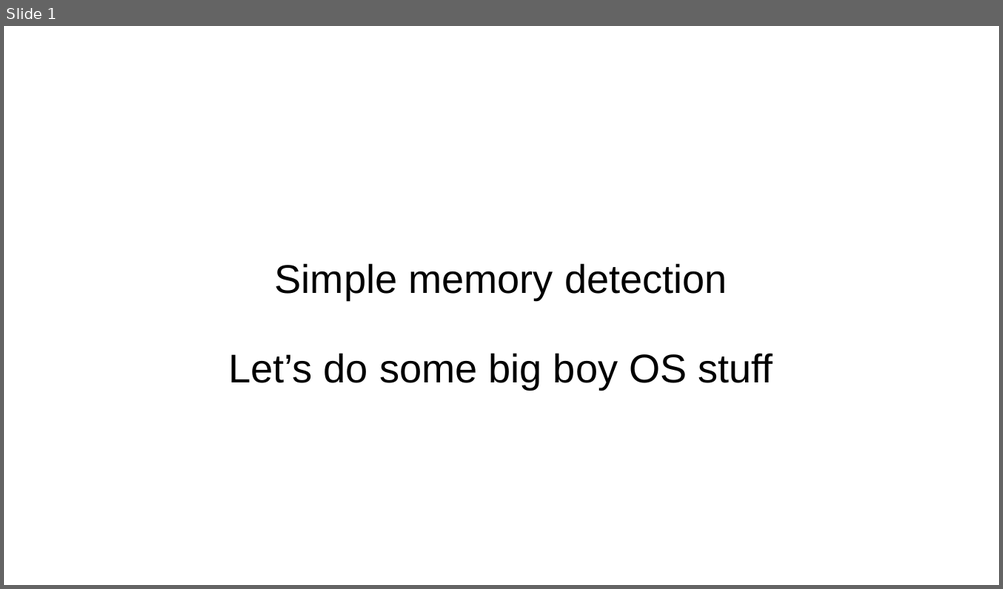
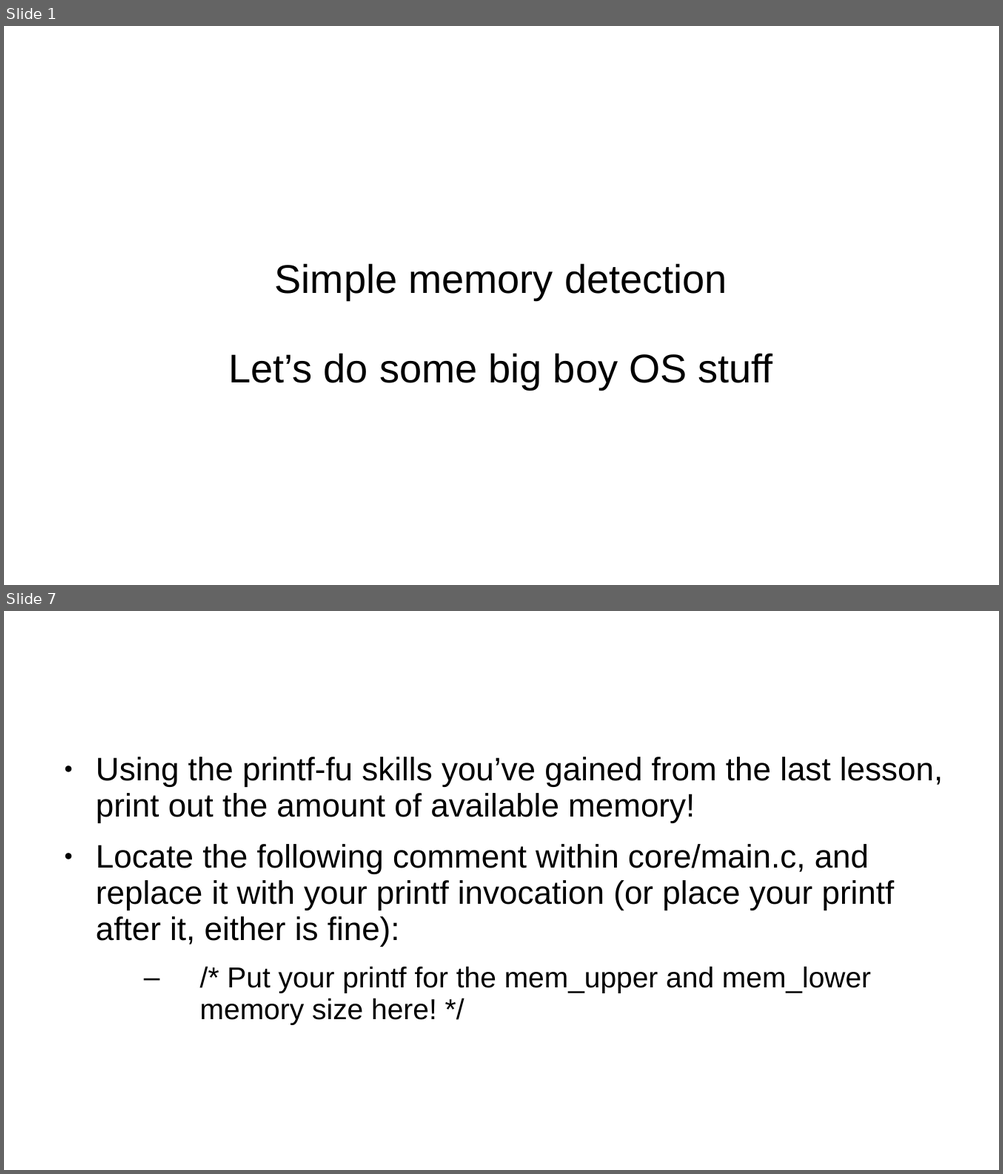
Before and after one commit to latentPrion/work-experience-kernel, a slide deck: part-07-printing-the-memory-map.ppt. Shown one above the other, each under a label of ours: slide 1 before the commit, slides 1 and 7 after it; the slides between them are not shown. The pictures are 1003x589 and 1003x1174 pixels, drawn with LibreOffice and Linux fonts; fonts in the diff are those of the drawing; background and template pictures are left out. Boxes give left, top, right and bottom in pixels: in the first picture for what was removed or moved away, otherwise in the second. Text is boxed around its words. In the diff, an @@ line names an element or a change of style, - is before the commit and + after.

Commit message:
Update memory bounds printing

```diff
--- a/part-07-printing-the-memory-map.ppt
+++ b/part-07-printing-the-memory-map.ppt
@@ slide 7 added at [4, 611, 999, 1170], background #FFFFFF @@
@@ title added at [54, 632, 747, 725], 36 pt, text #FFFFFF @@
+Print them out!
@@ text added at [96, 757, 942, 1025], 26 pt, text #000000 @@
+● Using the printf-fu skills you’ve gained from the last lesson, print out the amount of available memory!
+● Locate the following comment within core/main.c, and replace it with your printf invocation (or place your printf after it, either is fine):
+  – /* Put your printf for the mem_upper and mem_lower memory size here! */
```
Also in this commit, not shown: 1 slide changed.
